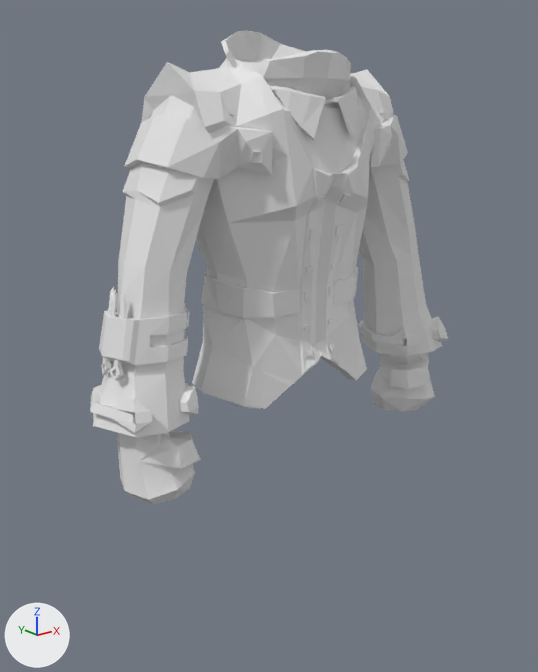
A saved change to the Blender file Models/Blend/Armors/LegendaryRogueNobleArmor.blend.
Before and after are seen from a 50 mm lens placed at (-5.89, -7.05, 6.41), pointed at (-0.16, 0.11, 3.54). Every picture has the same lights, and +X, +Y and +Z are marked at lower left.

Names of what the first picture shows: 'Chest'.
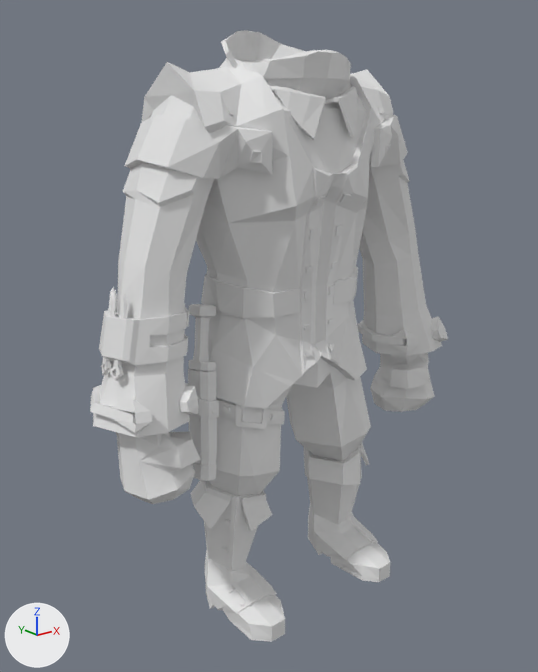
Where the newer file only moved an object's origin or applied its transform, the numbers keep the older frame.

Where the change shows, as pixel boxes (x1, y1, x2, y2) in the pictures (538 x 672 px):
'Boots', shown: after (190, 443, 390, 642)
'Pants', shown: after (188, 304, 371, 496)

The change in detail:
me_untitled_009 has 290 vertices, 504 faces and spans x -156.0..139.0, y 166.0..414.0, z -69.0..65.0.
me_untitled_009 is used by ob_pants; location (0.0, 0.0, 0.0).
me_untitled_009 part 1: the whole mesh is turned 90 degrees about the x axis through the mesh origin and scaled by 0.01.
me_untitled_007 has 468 vertices, 788 faces and spans x -148.0..148.0, y 5.0..185.0, z -39.0..107.0.
me_untitled_007 is used by ob_boots; location (0.0, 0.0, 0.0).
me_untitled_007 part 2: the whole mesh is turned 90 degrees about the x axis through the mesh origin and scaled by 0.01.
Object 'Pants' (ob_pants) is now shown.
Object 'Boots' (ob_boots) is now shown.
